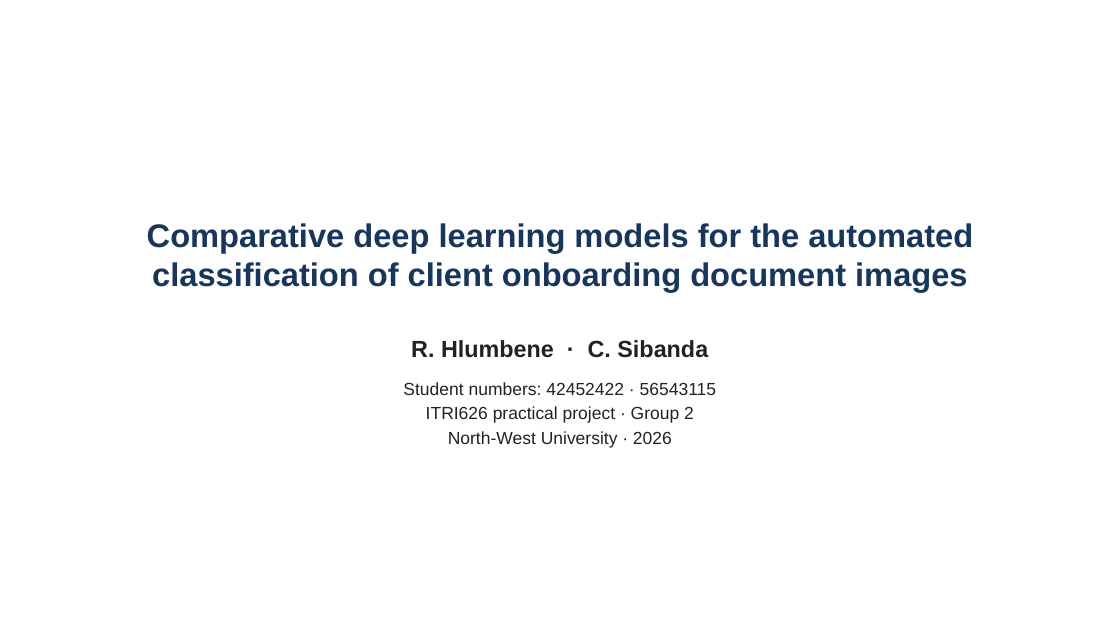
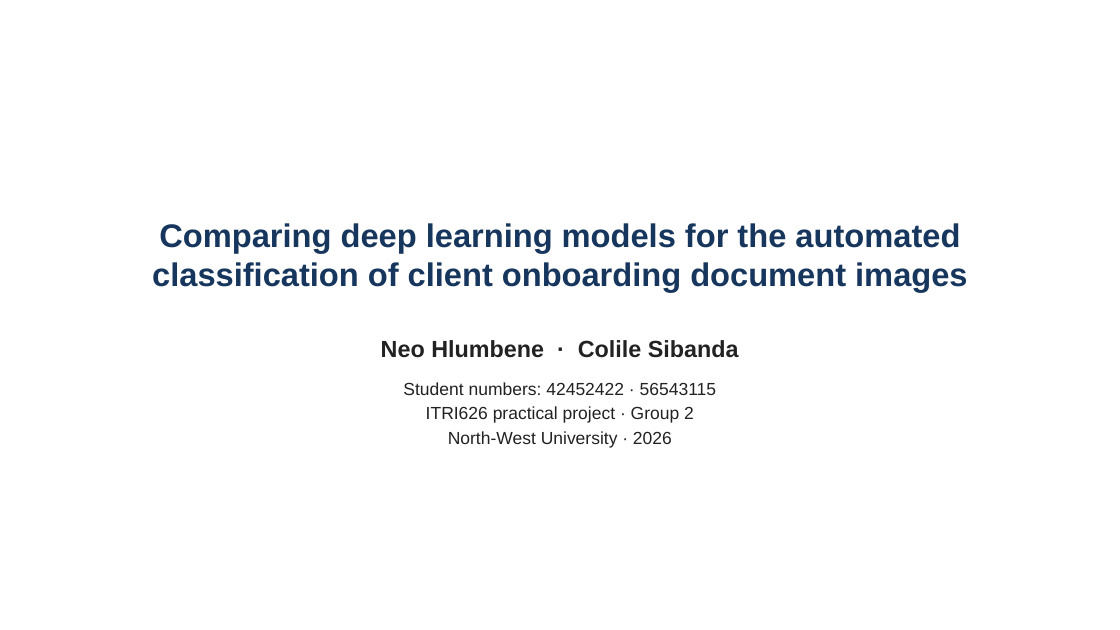
Before and after one commit to Colile1/C_doc_classification_itri626, a slide deck: slide 1 of slides/ITRI626_Group2_presentation.pptx. Drawn at 1120x630 pixels with LibreOffice and Linux fonts; fonts in the diff are those of the drawing; background and template pictures are left out. Boxes give left, top, right and bottom in pixels: in the first picture for what was removed or moved away, otherwise in the second. Text is boxed around its words. In the diff, an @@ line names an element or a change of style, - is before the commit and + after.

Commit message:
Update Group 2 presentation materials
Add the Hlumbene and Sibanda contribution decks, update the main presentation, and remove its temporary PowerPoint lock file.

```diff
--- a/slides/ITRI626_Group2_presentation.pptx
+++ b/slides/ITRI626_Group2_presentation.pptx
@@ title at [152,223,967,292]: text changed @@
-Comparative deep learning models for the automated classification of client onboarding document images
+Comparing deep learning models for the automated classification of client onboarding document images
@@ text at [381,340,739,358]: text changed @@
-R. Hlumbene · C. Sibanda
+Neo Hlumbene · Colile Sibanda
```
Also in this commit, not shown: 4 other slides changed, 3 other files.
